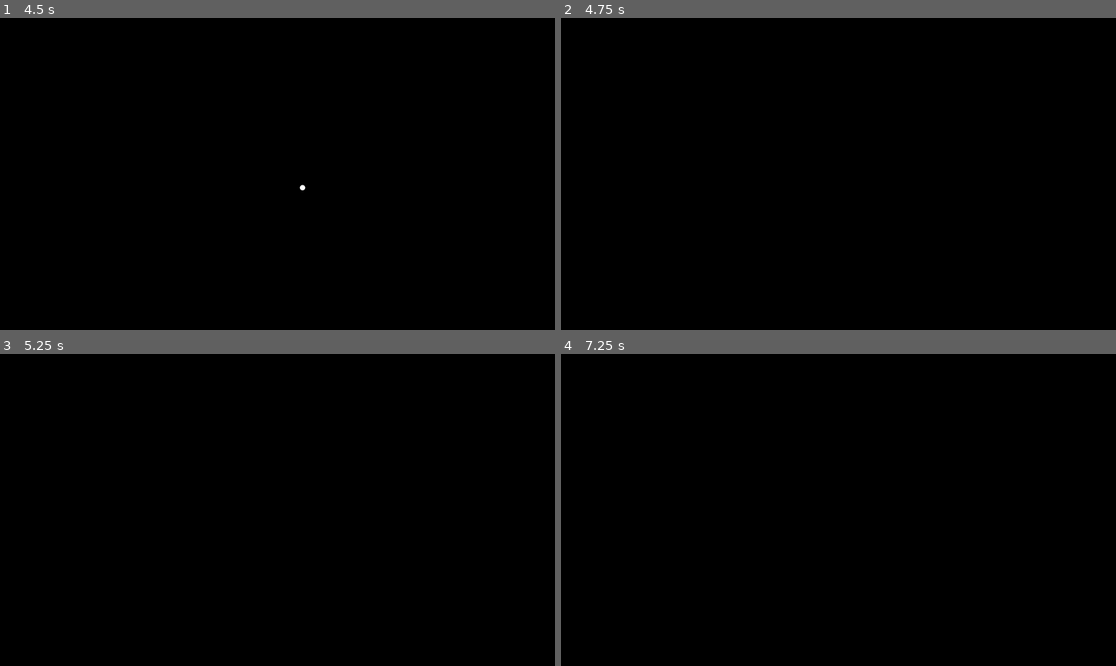
Above: before the commit, frames 1-4 (two rows, left to right).
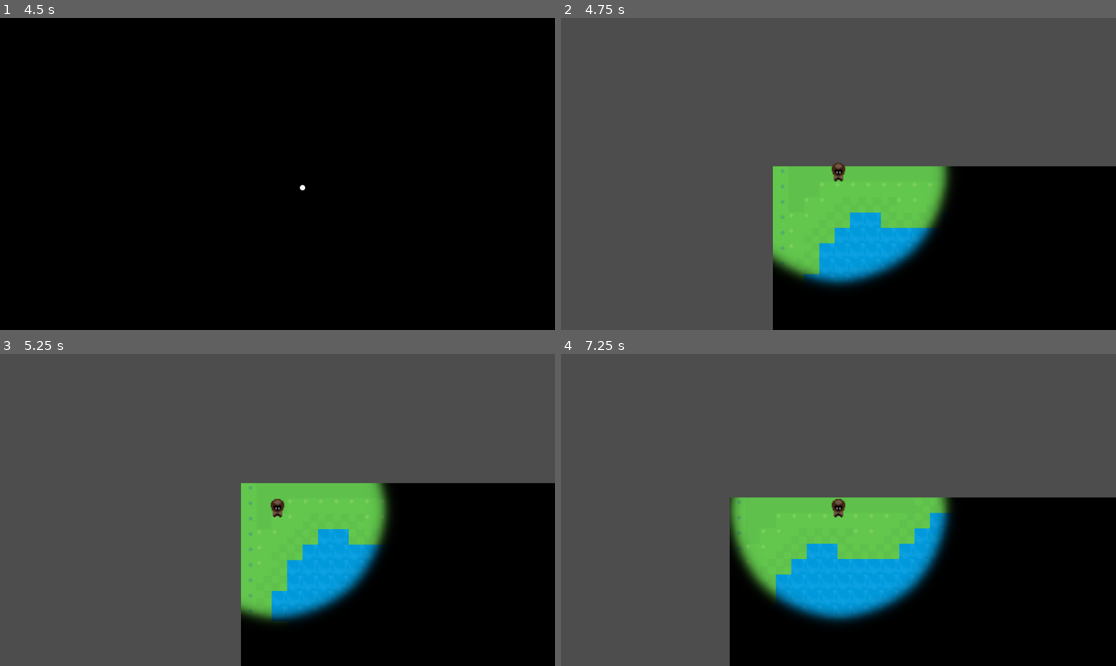
Above: after the commit, the same moments.

Repository: Habidakus/wild-jam-82-unseen
Game: Godot game, scene res://Scenes/root.tscn
Same seed, same stepped clock (60 frames per second), same inputs: the game is played once before the commit and once after it.
Inputs (mouse positions are in pixels of both pictures, inside the frame that each line leads up to):
- Up to frame 1 (4.5 s): tap Enter at 0.5 s; move the mouse to (399, 158) at 0.52 s; hold Right (move_right, bound only after the commit) 0.53-1.28 s; click (399, 158) at 0.67 s; move the mouse to (166, 189) at 1.27 s; hold S (move_down, bound only after the commit) 1.28-2.03 s; move the mouse to (333, 105) at 2.02 s; hold Right (move_right, bound only after the commit) 2.03-2.78 s; move the mouse to (249, 236) at 2.77 s; hold W (move_up, bound only after the commit) 2.78-3.53 s; click (249, 236) at 2.92 s; move the mouse to (444, 220) at 3.52 s; hold Left (move_left, bound only after the commit) from 3.53 s (still down); move the mouse to (111, 127) at 4.27 s
- Up to frame 2 (4.75 s): keep holding Left (move_left, bound only after the commit)
- Up to frame 3 (5.25 s): move the mouse to (305, 510) at 5.02 s; release Left (move_left, bound only after the commit) at 5.03 s; hold S (move_down, bound only after the commit) from 5.03 s (still down); click (305, 510) at 5.17 s
- Up to frame 4 (7.25 s): move the mouse to (755, 432) at 5.77 s; release S (move_down, bound only after the commit) at 5.78 s; hold Right (move_right, bound only after the commit) 5.78-6.53 s; move the mouse to (960, 494) at 6.52 s; hold W (move_up, bound only after the commit) from 6.53 s (still down)

Frame 1 is identical in both runs. In frame 2, 78% of the frame differs, in the area x 0-100%, y 0-100%; in frame 3, 77%; in frame 4, 76%.

Commit message:
Basic player movement

Diff:
--- /dev/null
+++ b/Scenes/player.tscn
@@ -0,0 +1,31 @@
+[gd_scene load_steps=5 format=3 uid="uid://bnd2dmybxcw2n"]
+
+[ext_resource type="Script" uid="uid://ckv5sj4yuo5" path="res://Scripts/player.gd" id="1_6t5aa"]
+[ext_resource type="Texture2D" uid="uid://c17s1rajhp1io" path="res://Art/CyberRumor/player.png" id="1_v0iea"]
+[ext_resource type="Texture2D" uid="uid://do54ap110pdmq" path="res://Art/visibility_circle.png" id="2_cvnsp"]
+
+[sub_resource type="CapsuleShape2D" id="CapsuleShape2D_cvnsp"]
+radius = 7.0
+height = 20.0
+
+[node name="Player" type="CharacterBody2D"]
+script = ExtResource("1_6t5aa")
+
+[node name="Sprite2D" type="Sprite2D" parent="."]
+texture = ExtResource("1_v0iea")
+offset = Vector2(0, 4)
+region_enabled = true
+region_rect = Rect2(16, 0, 16, 31)
+
+[node name="CollisionShape2D" type="CollisionShape2D" parent="."]
+position = Vector2(0, -2)
+shape = SubResource("CapsuleShape2D_cvnsp")
+
+[node name="Camera2D" type="Camera2D" parent="."]
+
+[node name="LightCircle" type="Node2D" parent="."]
+
+[node name="PointLight2D" type="PointLight2D" parent="LightCircle"]
+scale = Vector2(4, 4)
+blend_mode = 2
+texture = ExtResource("2_cvnsp")
--- a/Scenes/root.tscn
+++ b/Scenes/root.tscn
@@ -1,10 +1,11 @@
-[gd_scene load_steps=7 format=3 uid="uid://djv0mow8t4q7x"]
+[gd_scene load_steps=8 format=3 uid="uid://djv0mow8t4q7x"]
 
 [ext_resource type="Script" uid="uid://de448uhhi023d" path="res://addons/statemachine/StateMachine.gd" id="1_8pvmw"]
 [ext_resource type="Script" uid="uid://dmic6pk3bjt2s" path="res://Scripts/state_intro.gd" id="2_vnucn"]
 [ext_resource type="PackedScene" uid="uid://lel21yqi0vex" path="res://Maps/intro_area.tscn" id="3_4g5cr"]
 [ext_resource type="Texture2D" uid="uid://do54ap110pdmq" path="res://Art/visibility_circle.png" id="3_c3mwy"]
-[ext_resource type="Script" uid="uid://dvltouirjdge4" path="res://addons/statemachine/StateMachineState.gd" id="5_4g5cr"]
+[ext_resource type="Script" uid="uid://dhiv0ub8gs8n6" path="res://Scripts/state_chapter_one.gd" id="5_4g5cr"]
+[ext_resource type="PackedScene" uid="uid://bnd2dmybxcw2n" path="res://Scenes/player.tscn" id="6_ckhy6"]
 
 [sub_resource type="LabelSettings" id="LabelSettings_8pvmw"]
 font_size = 160
@@ -64,6 +65,7 @@
 layout_mode = 3
 anchors_preset = 0
 script = ExtResource("5_4g5cr")
+_player_scene = ExtResource("6_ckhy6")
 metadata/_custom_type_script = "uid://dvltouirjdge4"
 
 [node name="IntroArea" parent="StateMachine/ChapterOne" instance=ExtResource("3_4g5cr")]
--- /dev/null
+++ b/Scripts/player.gd
@@ -0,0 +1,38 @@
+class_name Player extends CharacterBody2D
+
+const SPEED : float = 200
+
+func redundant():
+	# Get input (example using Input Map)
+	if Input.is_action_pressed("move_right"):
+		velocity.x = SPEED
+	elif Input.is_action_pressed("move_left"):
+		velocity.x = -SPEED
+	else:
+		velocity.x = 0
+
+	if Input.is_action_pressed("move_down"):
+		velocity.y = SPEED
+	elif Input.is_action_pressed("move_up"):
+		velocity.y = -SPEED
+	else:
+		velocity.y = 0
+
+func _physics_process(delta):
+	redundant()
+	move_and_slide()
+
+	#Example using move_and_collide()
+	#var collision = move_and_collide(velocity * delta)
+	#if collision:
+	#	velocity = velocity.bounce(collision.get_normal()) # Or other collision logic
+
+	# Example of accessing slide collisions
+	for i in get_slide_collision_count():
+		var collision = get_slide_collision(i)
+		print("I collided with ", collision.get_collider().name, " on the ", collision.get_normal())
+
+	#Example of accessing last collision
+	#var last_collision = get_last_slide_collision()
+	#if last_collision:
+	#	print("Last collision normal: ", last_collision.get_normal())
--- /dev/null
+++ b/Scripts/state_chapter_one.gd
@@ -0,0 +1,13 @@
+extends StateMachineState
+
+@export var _player_scene : PackedScene
+@onready var _map : TileMapLayer = $IntroArea
+
+var _player : Player = null
+
+func enter_state() -> void:
+	super.enter_state()
+
+	_player = _player_scene.instantiate();
+	_player.position = _map.map_to_local(Vector2i(7, 7))
+	_map.add_child(_player)
--- a/project.godot
+++ b/project.godot
@@ -17,6 +17,10 @@
 config/icon="res://icon.svg"
 boot_splash/minimum_display_time=2000
 
+[dotnet]
+
+project/assembly_name="Ninja Fishing"
+
 [editor_plugins]
 
 enabled=PackedStringArray("res://addons/statemachine/plugin.cfg")
@@ -25,6 +29,33 @@
 
 theme/custom_font="uid://fdtrd74j4ocu"
 
+[input]
+
+move_up={
+"deadzone": 0.2,
+"events": [Object(InputEventKey,"resource_local_to_scene":false,"resource_name":"","device":0,"window_id":0,"alt_pressed":false,"shift_pressed":false,"ctrl_pressed":false,"meta_pressed":false,"pressed":false,"keycode":0,"physical_keycode":87,"key_label":0,"unicode":0,"location":0,"echo":false,"script":null)
+, Object(InputEventKey,"resource_local_to_scene":false,"resource_name":"","device":0,"window_id":0,"alt_pressed":false,"shift_pressed":false,"ctrl_pressed":false,"meta_pressed":false,"pressed":false,"keycode":0,"physical_keycode":4194320,"key_label":0,"unicode":0,"location":0,"echo":false,"script":null)
+, null]
+}
+move_down={
+"deadzone": 0.2,
+"events": [Object(InputEventKey,"resource_local_to_scene":false,"resource_name":"","device":0,"window_id":0,"alt_pressed":false,"shift_pressed":false,"ctrl_pressed":false,"meta_pressed":false,"pressed":false,"keycode":0,"physical_keycode":83,"key_label":0,"unicode":0,"location":0,"echo":false,"script":null)
+, Object(InputEventKey,"resource_local_to_scene":false,"resource_name":"","device":0,"window_id":0,"alt_pressed":false,"shift_pressed":false,"ctrl_pressed":false,"meta_pressed":false,"pressed":false,"keycode":0,"physical_keycode":4194322,"key_label":0,"unicode":0,"location":0,"echo":false,"script":null)
+]
+}
+move_right={
+"deadzone": 0.2,
+"events": [Object(InputEventKey,"resource_local_to_scene":false,"resource_name":"","device":0,"window_id":0,"alt_pressed":false,"shift_pressed":false,"ctrl_pressed":false,"meta_pressed":false,"pressed":false,"keycode":0,"physical_keycode":4194321,"key_label":0,"unicode":0,"location":0,"echo":false,"script":null)
+, Object(InputEventKey,"resource_local_to_scene":false,"resource_name":"","device":0,"window_id":0,"alt_pressed":false,"shift_pressed":false,"ctrl_pressed":false,"meta_pressed":false,"pressed":false,"keycode":0,"physical_keycode":68,"key_label":0,"unicode":0,"location":0,"echo":false,"script":null)
+]
+}
+move_left={
+"deadzone": 0.2,
+"events": [Object(InputEventKey,"resource_local_to_scene":false,"resource_name":"","device":0,"window_id":0,"alt_pressed":false,"shift_pressed":false,"ctrl_pressed":false,"meta_pressed":false,"pressed":false,"keycode":0,"physical_keycode":4194319,"key_label":0,"unicode":0,"location":0,"echo":false,"script":null)
+, Object(InputEventKey,"resource_local_to_scene":false,"resource_name":"","device":0,"window_id":0,"alt_pressed":false,"shift_pressed":false,"ctrl_pressed":false,"meta_pressed":false,"pressed":false,"keycode":0,"physical_keycode":65,"key_label":0,"unicode":0,"location":0,"echo":false,"script":null)
+]
+}
+
 [rendering]
 
 renderer/rendering_method="gl_compatibility"
Not shown, added: Scripts/player.gd.uid
Not shown, added: Scripts/state_chapter_one.gd.uid
